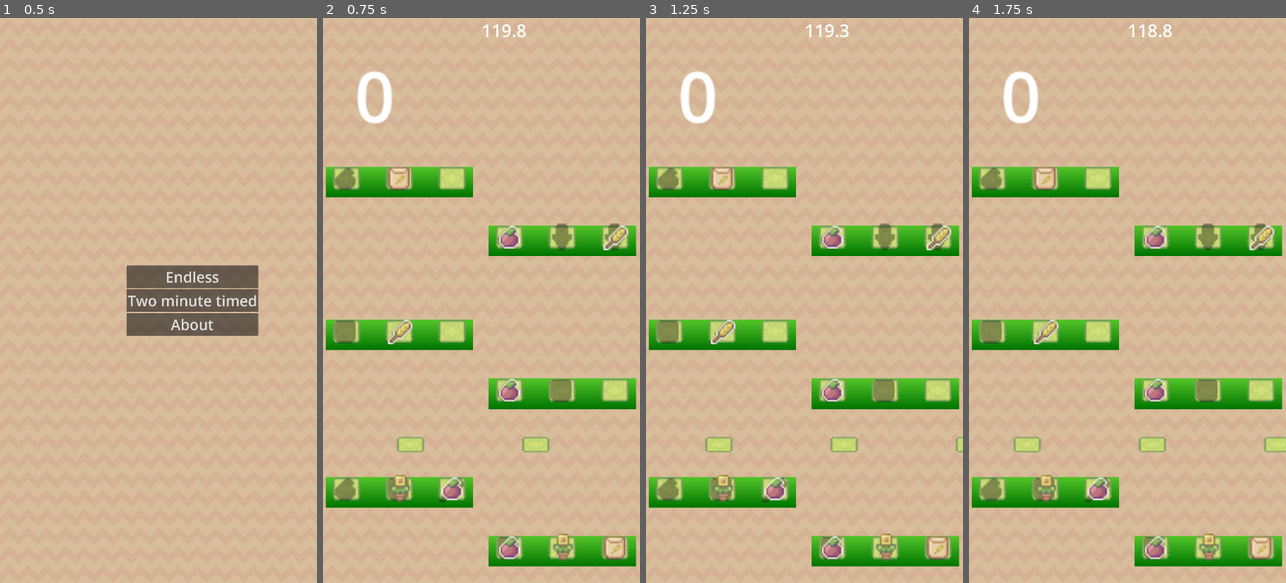
Above: before the commit, frames 1-4 (left to right).
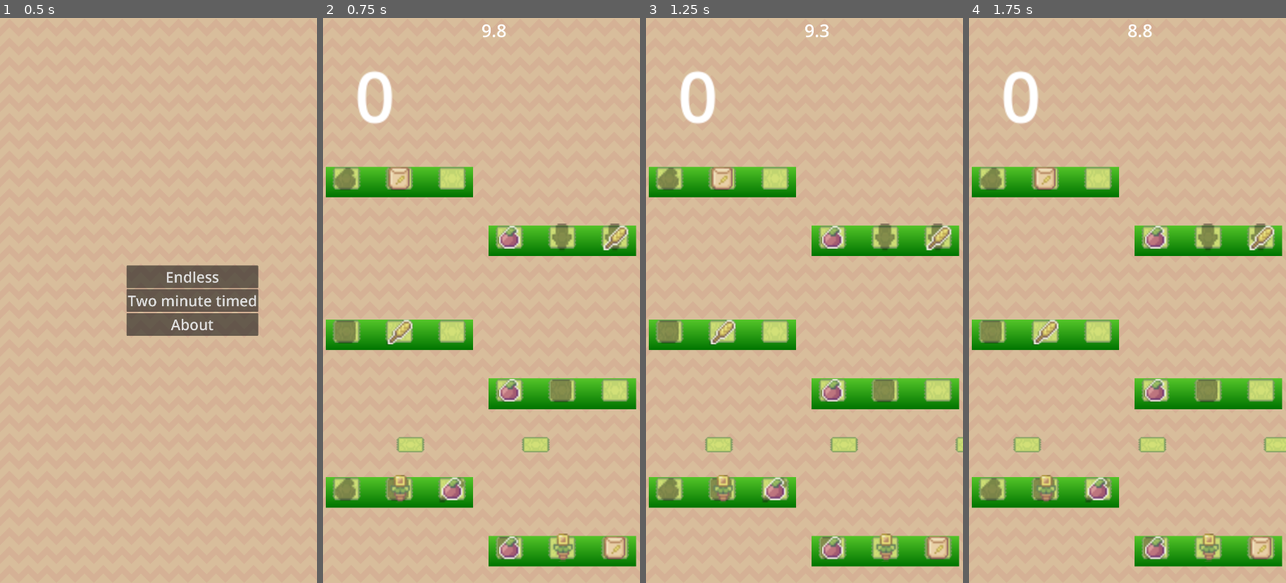
Above: after the commit, the same moments.

Repository: andrewcrisp/shelfsortinggame
Game: Godot game, scene res://scenes/game.tscn
The game is run twice, just before and just after one commit, with the same random seed, the same clock (stepped at 60 frames per second) and the same inputs.
Inputs (mouse positions are in pixels of both pictures, inside the frame that each line leads up to):
- Up to frame 1 (0.5 s): no input
- Up to frame 2 (0.75 s): click "Two minute timed" at 0.5 s
- Up to frame 3 (1.25 s): no input
- Up to frame 4 (1.75 s): move the mouse to (1197, 272) at 1.27 s; click (1197, 272) at 1.42 s

Frame 1 is identical in both runs. In frame 2, 0.2% of the frame differs, in the area x 50-64%, y 1-4%; in frame 3, 0.1%; in frame 4, 0.2%.

Commit message:
Play a timed game and report the score

Diff:
--- /dev/null
+++ b/scenes/score_report.tscn
@@ -0,0 +1,68 @@
+[gd_scene load_steps=6 format=3 uid="uid://dp1tbssycxeny"]
+
+[ext_resource type="Script" uid="uid://ddha4xyfeh1en" path="res://scripts/score_report.gd" id="1_s1n5t"]
+[ext_resource type="Texture2D" uid="uid://y5u1irkvqtu5" path="res://assets/Wood_Bridge.png" id="2_4synj"]
+[ext_resource type="Texture2D" uid="uid://ddfe256c7mtw5" path="res://assets/Basic_Furniture.png" id="3_uin86"]
+[ext_resource type="Texture2D" uid="uid://dpxdast8erek2" path="res://assets/Brown.png" id="4_puo0v"]
+
+[sub_resource type="LabelSettings" id="LabelSettings_uin86"]
+font_size = 50
+
+[node name="ScoreReport" type="Node2D"]
+script = ExtResource("1_s1n5t")
+
+[node name="Control" type="Control" parent="."]
+layout_mode = 3
+anchors_preset = 0
+offset_right = 1080.0
+offset_bottom = 1920.0
+
+[node name="Label" type="Label" parent="Control"]
+z_index = 1
+layout_mode = 0
+offset_left = 400.0
+offset_top = 350.0
+offset_right = 456.0
+offset_bottom = 399.0
+text = "SCORE:
+"
+label_settings = SubResource("LabelSettings_uin86")
+
+[node name="ScoreLabel" type="Label" parent="Control"]
+z_index = 1
+layout_mode = 0
+offset_left = 540.0
+offset_top = 400.0
+offset_right = 596.0
+offset_bottom = 469.0
+text = "0	"
+label_settings = SubResource("LabelSettings_uin86")
+
+[node name="WoodBridge" type="Sprite2D" parent="."]
+position = Vector2(250, 400)
+scale = Vector2(8, 8)
+texture = ExtResource("2_4synj")
+region_enabled = true
+region_rect = Rect2(0, 2, 16, 43)
+
+[node name="WoodBridge2" type="Sprite2D" parent="."]
+position = Vector2(830, 400)
+scale = Vector2(8, 8)
+texture = ExtResource("2_4synj")
+region_enabled = true
+region_rect = Rect2(0, 2, 16, 43)
+
+[node name="BasicFurniture" type="Sprite2D" parent="."]
+position = Vector2(540, 400)
+scale = Vector2(16, 16)
+texture = ExtResource("3_uin86")
+region_enabled = true
+region_rect = Rect2(80, 80, 32, 16)
+
+[node name="Background" type="Sprite2D" parent="."]
+z_index = -1
+texture_repeat = 2
+texture = ExtResource("4_puo0v")
+offset = Vector2(540, 960)
+region_enabled = true
+region_rect = Rect2(0, 0, 1080, 1920)
--- a/scenes/timed_level.tscn
+++ b/scenes/timed_level.tscn
@@ -9,6 +9,8 @@
 script = ExtResource("1_b8o7s")
 
 [node name="Timer" type="Timer" parent="."]
+wait_time = 120.0
+one_shot = true
 
 [node name="Container" type="Control" parent="."]
 layout_mode = 3
--- a/scripts/Globals.gd
+++ b/scripts/Globals.gd
@@ -1,4 +1,6 @@
 extends Node
+
+const MINUTES: int = 60
 
 var game: Game
 var scoreboard: Scoreboard
--- a/scripts/game.gd
+++ b/scripts/game.gd
@@ -1,6 +1,6 @@
 class_name Game extends Node
 
-@onready var currentLevel = null
+@onready var current_level = null
 var currentControl = null
 
 func _ready() -> void:
@@ -24,21 +24,33 @@
 	hide_starting_menu()
 	show_scoreboard()
 
+func on_timed_level_timeout():
+	var score_report = load("res://scenes/score_report.tscn").instantiate()
+	add_child(score_report)
+
+	var score_label = score_report.get_node("Control/ScoreLabel")
+	score_label.text = str(Globals.scoreboard.score)
+	current_level.queue_free()
+	Globals.scoreboard.visible = false
+
+
 func load_endless_mode_level(level:String):
 	load_level(level)
 
 func load_timed_level(level: String):
-	var timedLevel = load("res://scenes/timed_level.tscn").instantiate()
+	var timed_level = load("res://scenes/timed_level.tscn").instantiate()
 	load_level(level)
-	add_child(timedLevel)
-	timedLevel.timer.start()
+	add_child(timed_level)
+	timed_level.timer.timeout.connect(on_timed_level_timeout)
+	timed_level.timer.wait_time = 10# * Globals.MINUTES
+	timed_level.timer.start()
 
 func load_level(level: String):
 	var nextLevel = load(level).instantiate()
-	if(currentLevel != null):
-		currentLevel.queue_free()
-	currentLevel = nextLevel
-	add_child(currentLevel)
+	if(current_level != null):
+		current_level.queue_free()
+	current_level = nextLevel
+	add_child(current_level)
 
 func show_scoreboard():
 	Globals.scoreboard.reset()
--- /dev/null
+++ b/scripts/score_report.gd
@@ -0,0 +1,5 @@
+class_name ScoreReport extends Node2D
+
+func _ready():
+	var viewportSize = get_viewport().get_visible_rect().size
+	$Control.size = viewportSize
--- a/scripts/sortable_item.gd
+++ b/scripts/sortable_item.gd
@@ -32,7 +32,7 @@
 func drop():
 	if isFollowingMouse:
 		isFollowingMouse = false
-		Globals.game.currentLevel.drop_item()
+		Globals.game.current_level.drop_item()
 
 		z_index = Globals.z_levels["placed_item"]
 		if (hoveredArea != null
@@ -42,10 +42,10 @@
 
 func tryGrab():
 	if (isGrabbable
-	&& Globals.game.currentLevel.carriedItem == null):
+	&& Globals.game.current_level.carriedItem == null):
 		z_index = Globals.z_levels["held_item"]
 		isFollowingMouse = true
-		Globals.game.currentLevel.hold_item($".")
+		Globals.game.current_level.hold_item($".")
 
 func _on_area_2d_area_entered(area: Area2D) -> void:
 	hoveredArea = area
--- a/scripts/spawner.gd
+++ b/scripts/spawner.gd
@@ -15,7 +15,7 @@
 	var newItem = item.instantiate()
 	newItem.type = item
 	newItem.scale = Vector2(6,6)
-	Globals.game.currentLevel.call_deferred("add_child", newItem)
+	Globals.game.current_level.call_deferred("add_child", newItem)
 	return newItem
 
 func _ready() -> void:
--- a/scripts/timed_level.gd
+++ b/scripts/timed_level.gd
@@ -1,13 +1,10 @@
 extends Node2D
 
-const MINUTES: int = 60
 @onready var timer = $Timer
 @onready var timedisplay = $Container/Label
 
 
 func _ready() -> void:
-	timer.wait_time = 2 * MINUTES
-	#timer.start()
 	timedisplay.text = String.num(timer.wait_time, 1)
 	var viewportSize = get_viewport().get_visible_rect().size
 	$Container.size = viewportSize
Binary file added: assets/Wood_Bridge.png
Not shown, added: assets/Wood_Bridge.png.import
Not shown, added: scripts/score_report.gd.uid
